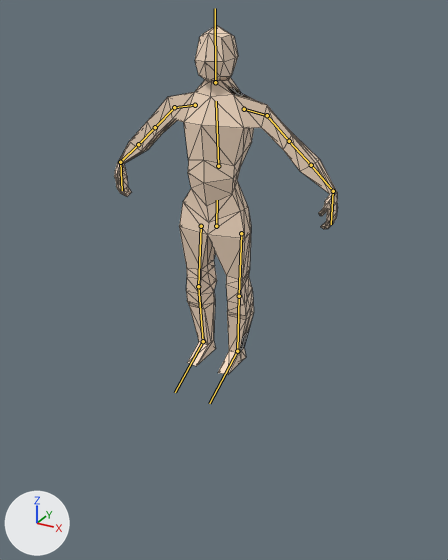
Renders of the glTF model Assets/Models/player.glb from each side of a commit.
Camera for both pictures: a 50 mm camera at (3.88, -6.84, 4.73) aimed at (0.41, -0.52, 1.57). The axes (+X, +Y, +Z) are drawn at lower left. The lights are the same throughout. The bones that bend it are drawn over the model as lines. Mesh edges are drawn as thin lines.
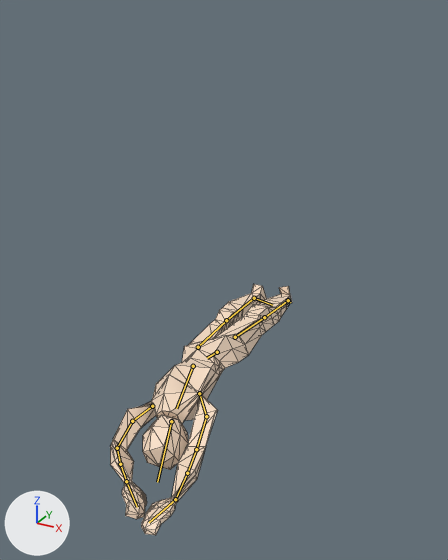
The newer file adds an action. The first version stands in its rest pose; the second is drawn at frame 30 of the action 'death'.

What changed in the scene script:
```text
Change bone_pelvis:
    where bone_pelvis = bpy.data.objects['Armature'].pose.bones['Pelvis']
    bone_pelvis.location: (0.0, 0.0, 0.0) -> (-0.02, -1.92, -0.18)
    bone_pelvis.rotation_quaternion: (1.0, 0.0, 0.0, 0.0) -> (0.734, 0.641, 0.195, 0.116)  # degrees (0, 0, 0) -> degrees (84, 8, 25)
Change bone_chest:
    where bone_chest = bpy.data.objects['Armature'].pose.bones['Chest']  # child of 'Pelvis'
    bone_chest.rotation_quaternion: (1.0, 0.0, 0.0, 0.0) -> (0.99, 0.141, 0.016, -0.005)  # degrees (0, 0, 0) -> degrees (16, 2, 0)
Change bone_head:
    where bone_head = bpy.data.objects['Armature'].pose.bones['Head']  # child of 'Chest'
    bone_head.rotation_quaternion: (1.0, 0.0, 0.0, 0.0) -> (0.993, 0.116, 0.013, -0.003)  # degrees (0, 0, 0) -> degrees (13, 2, 0)
Change bone_shoulder_l:
    where bone_shoulder_l = bpy.data.objects['Armature'].pose.bones['Shoulder.l']  # child of 'Chest'
    bone_shoulder_l.rotation_quaternion: (1.0, 0.0, 0.0, 0.0) -> (0.12, 0.601, -0.736, -0.287)  # degrees (0, 0, 0) -> degrees (145, 10, -105)
Change bone_middlearm_l:
    where bone_middlearm_l = bpy.data.objects['Armature'].pose.bones['MiddleArm.l']  # child of 'UpperArm.l'
    bone_middlearm_l.rotation_quaternion: (1.0, 0.0, 0.0, 0.0) -> (0.966, 0.258, 0.004, 0.031)  # degrees (0, 0, 0) -> degrees (30, 0, 4)
Change bone_hand_l:
    where bone_hand_l = bpy.data.objects['Armature'].pose.bones['Hand.l']  # child of 'LowerArm.l'
    bone_hand_l.rotation_quaternion: (1.0, 0.0, 0.0, 0.0) -> (0.634, 0.198, 0.735, 0.137)  # degrees (0, 0, 0) -> degrees (-71, 119, -76)
Change bone_shoulder_r:
    where bone_shoulder_r = bpy.data.objects['Armature'].pose.bones['Shoulder.r']  # child of 'Chest'
    bone_shoulder_r.rotation_quaternion: (1.0, 0.0, 0.0, 0.0) -> (0.406, 0.448, 0.734, -0.309)  # degrees (0, 0, 0) -> degrees (11, 119, -56)
Change bone_upperarm_r:
    where bone_upperarm_r = bpy.data.objects['Armature'].pose.bones['UpperArm.r']  # child of 'Shoulder.r'
    bone_upperarm_r.rotation_quaternion: (1.0, 0.0, 0.0, 0.0) -> (0.992, 0.1, -0.009, -0.073)  # degrees (0, 0, 0) -> degrees (12, 0, -8)
Change bone_middlearm_r:
    where bone_middlearm_r = bpy.data.objects['Armature'].pose.bones['MiddleArm.r']  # child of 'UpperArm.r'
    bone_middlearm_r.rotation_quaternion: (1.0, 0.0, 0.0, 0.0) -> (0.912, 0.382, -0.09, 0.12)  # degrees (0, 0, 0) -> degrees (44, -15, 9)
Change bone_hand_r:
    where bone_hand_r = bpy.data.objects['Armature'].pose.bones['Hand.r']  # child of 'LowerArm.r'
    bone_hand_r.rotation_quaternion: (1.0, 0.0, 0.0, 0.0) -> (0.752, 0.243, -0.576, -0.209)  # degrees (0, 0, 0) -> degrees (70, -50, -67)
Change bone_upperleg_l:
    where bone_upperleg_l = bpy.data.objects['Armature'].pose.bones['UpperLeg.l']  # child of 'Pelvis'
    bone_upperleg_l.rotation_quaternion: (1.0, 0.0, 0.0, 0.0) -> (0.978, -0.052, 0.182, 0.089)  # degrees (0, 0, 0) -> degrees (-4, 21, 10)
Change bone_lowerleg_l:
    where bone_lowerleg_l = bpy.data.objects['Armature'].pose.bones['LowerLeg.l']  # child of 'UpperLeg.l'
    bone_lowerleg_l.rotation_quaternion: (1.0, 0.0, 0.0, 0.0) -> (0.998, 0.057, 0.0, 0.0)  # degrees (0, 0, 0) -> degrees (7, 0, 0)
Change bone_feet_l:
    where bone_feet_l = bpy.data.objects['Armature'].pose.bones['Feet.l']  # child of 'LowerLeg.l'
    bone_feet_l.rotation_quaternion: (1.0, 0.0, 0.0, 0.0) -> (0.899, -0.372, -0.207, -0.105)  # degrees (0, 0, 0) -> degrees (-44, -27, -2)
Change bone_upperleg_r:
    where bone_upperleg_r = bpy.data.objects['Armature'].pose.bones['UpperLeg.r']  # child of 'Pelvis'
    bone_upperleg_r.rotation_quaternion: (1.0, 0.0, 0.0, 0.0) -> (0.967, -0.12, 0.206, 0.085)  # degrees (0, 0, 0) -> degrees (-13, 25, 7)
Change bone_lowerleg_r:
    where bone_lowerleg_r = bpy.data.objects['Armature'].pose.bones['LowerLeg.r']  # child of 'UpperLeg.r'
    bone_lowerleg_r.rotation_quaternion: (1.0, 0.0, 0.0, 0.0) -> (0.998, 0.055, 0.0, 0.0)  # degrees (0, 0, 0) -> degrees (6, 0, 0)
Change bone_feet_r:
    where bone_feet_r = bpy.data.objects['Armature'].pose.bones['Feet.r']  # child of 'LowerLeg.r'
    bone_feet_r.rotation_quaternion: (1.0, 0.0, 0.0, 0.0) -> (0.963, -0.269, 0.007, -0.023)  # degrees (0, 0, 0) -> degrees (-31, 0, -3)
```

What differs and where, as boxes [x1, y1, x2, y2] in the pictures (448 x 560 px):
'Cube', posed (19% narrower, 28% shorter)
    before: [114, 26, 338, 375]
    after: [110, 284, 292, 535]
bone 'Pelvis', root to tip
    before: (216, 226) to (217, 200)
    after: (217, 352) to (207, 358)
bone 'Chest', root to tip
    before: (218, 166) to (216, 101)
    after: (193, 366) to (176, 408)
bone 'Head', root to tip
    before: (215, 82) to (215, 8)
    after: (171, 421) to (157, 482)
bone 'Shoulder.l', root to tip
    before: (244, 109) to (267, 115)
    after: (199, 393) to (206, 416)
bone 'MiddleArm.l', root to tip
    before: (289, 141) to (311, 165)
    after: (196, 449) to (187, 473)
bone 'Hand.l', root to tip
    before: (333, 191) to (331, 224)
    after: (175, 499) to (149, 522)
bone 'Shoulder.r', root to tip
    before: (195, 105) to (174, 107)
    after: (152, 406) to (132, 421)
bone 'UpperArm.r', root to tip
    before: (174, 107) to (155, 127)
    after: (132, 421) to (117, 448)
bone 'MiddleArm.r', root to tip
    before: (155, 127) to (138, 144)
    after: (117, 448) to (120, 464)
bone 'Hand.r', root to tip
    before: (120, 162) to (122, 190)
    after: (126, 481) to (137, 507)
bone 'UpperLeg.l', root to tip
    before: (241, 233) to (239, 296)
    after: (235, 337) to (264, 317)
bone 'LowerLeg.l', root to tip
    before: (239, 296) to (237, 351)
    after: (264, 317) to (288, 300)
bone 'Feet.l', root to tip
    before: (237, 351) to (209, 403)
    after: (288, 300) to (290, 302)
bone 'UpperLeg.r', root to tip
    before: (201, 226) to (198, 286)
    after: (198, 347) to (226, 320)
bone 'LowerLeg.r', root to tip
    before: (198, 286) to (203, 341)
    after: (226, 320) to (254, 298)
bone 'Feet.r', root to tip
    before: (203, 341) to (175, 392)
    after: (254, 298) to (272, 305)
